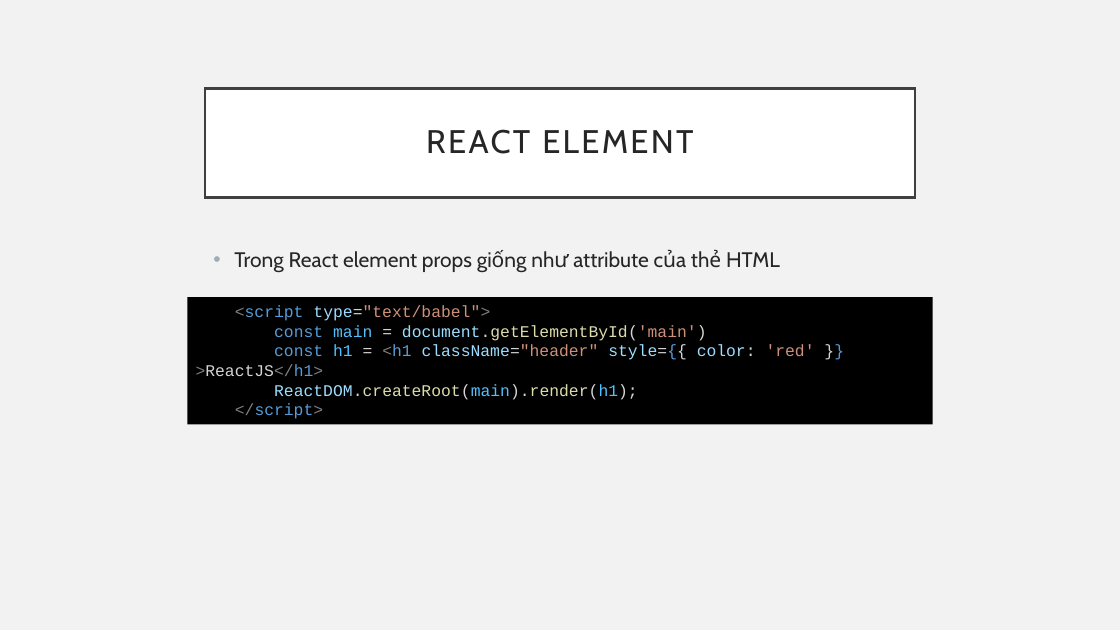
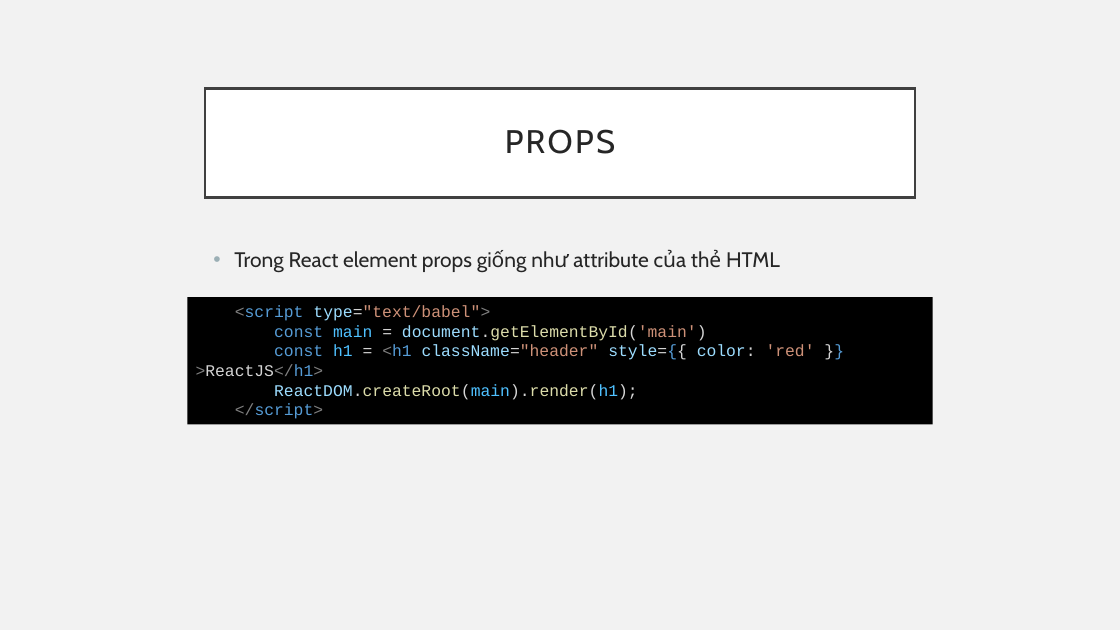
Before and after one commit to sobbingwind/React, a slide deck: slide 10 of 8_Props and Components.pptx (slide 6 before the commit). Drawn at 1120x630 pixels with LibreOffice and Linux fonts; fonts in the diff are those of the drawing. Boxes give left, top, right and bottom in pixels: in the first picture for what was removed or moved away, otherwise in the second. Text is boxed around its words. In the diff, an @@ line names an element or a change of style, - is before the commit and + after.

```diff
--- a/8_Props and Components.pptx
+++ b/8_Props and Components.pptx
@@ title at [505, 129, 615, 154]: text changed @@
-REACT ELEMENT
+PROPS
```
Also in this commit, not shown: 2 other slides changed, 5 slides added.
